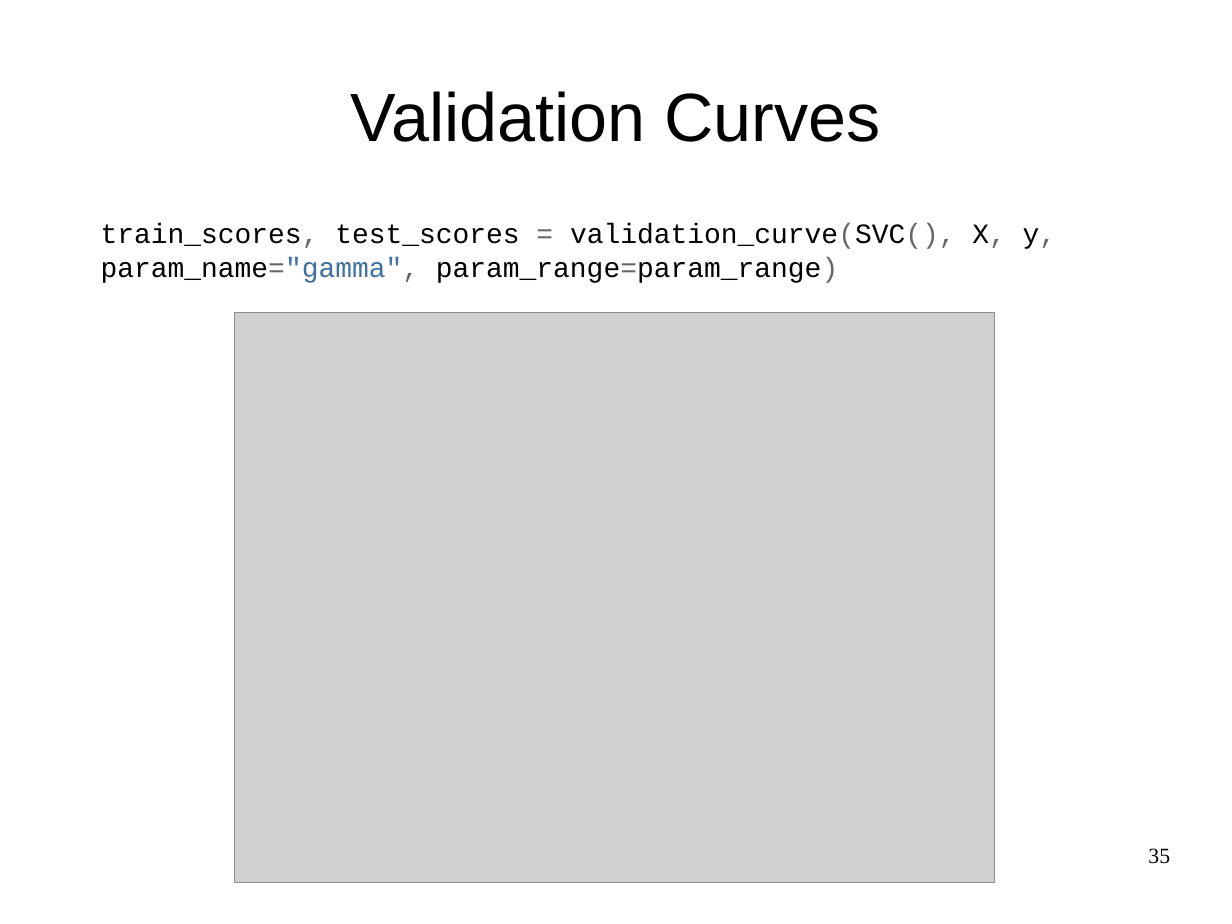
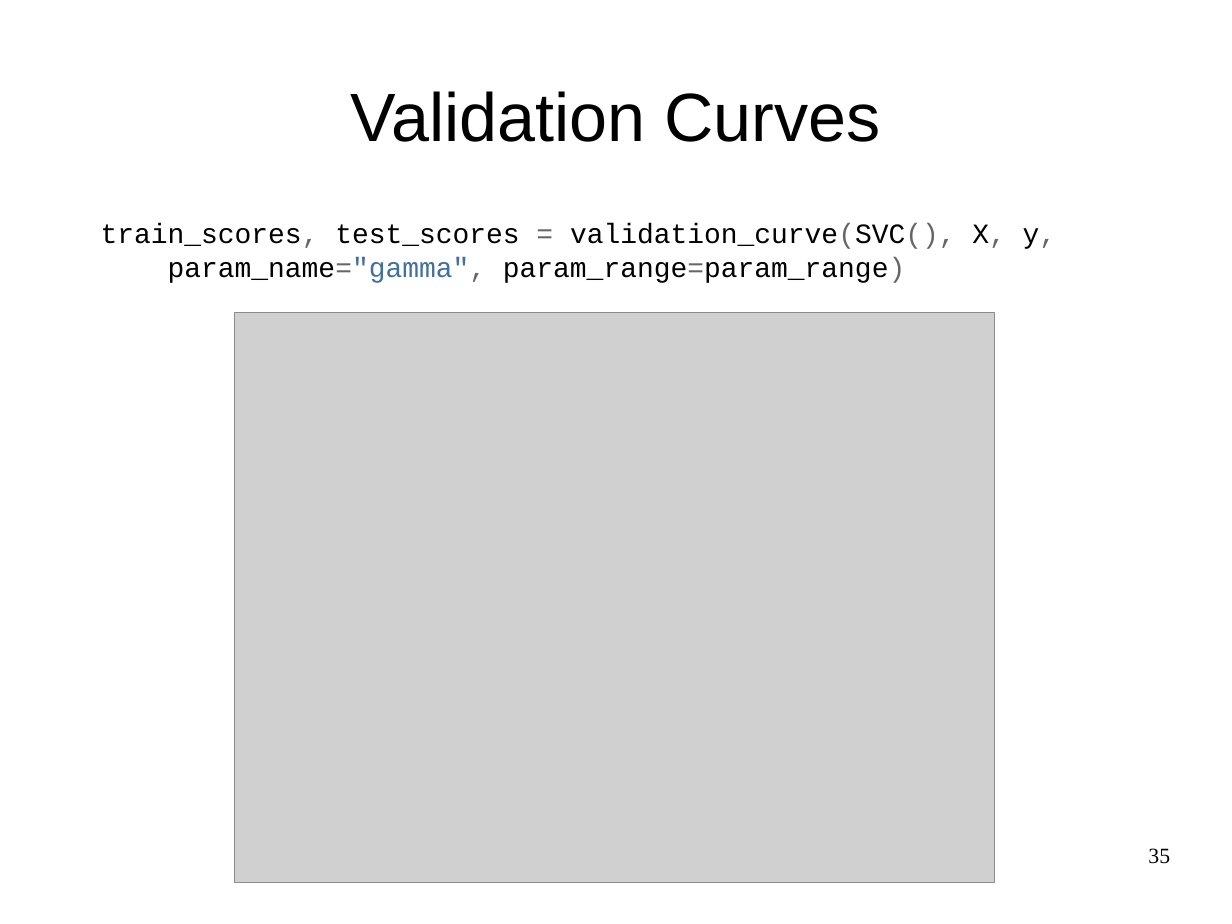
Before and after one commit to amueller/odscon-2015, a slide deck: slide 35 of machine-learning-with-scikit-learn-odscon.odp. Drawn at 1232x924 pixels with LibreOffice and Linux fonts; fonts in the diff are those of the drawing; grey boxes stand for pictures. Boxes give left, top, right and bottom in pixels: in the first picture for what was removed or moved away, otherwise in the second. Text is boxed around its words. In the diff, an @@ line names an element or a change of style, - is before the commit and + after.

```diff
--- a/machine-learning-with-scikit-learn-odscon.odp
+++ b/machine-learning-with-scikit-learn-odscon.odp
@@ text at (x1=101, y1=223, x2=1057, y2=283): text changed @@
-train_scores, test_scores = validation_curve(SVC(), X, y, param_name="gamma", param_range=param_range)
+train_scores, test_scores = validation_curve(SVC(), X, y,
+param_name="gamma", param_range=param_range)
```
Also in this commit, not shown: 13 other slides changed, 4 slides removed, 19 other files.
